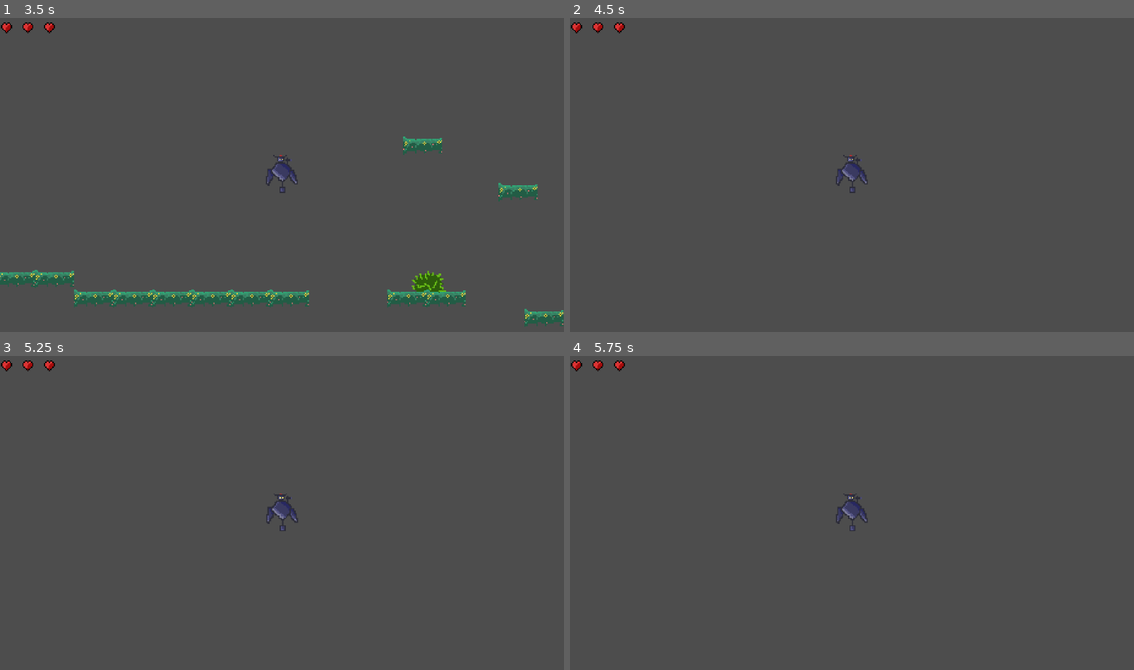
Above: before the commit, frames 1-4 (two rows, left to right).
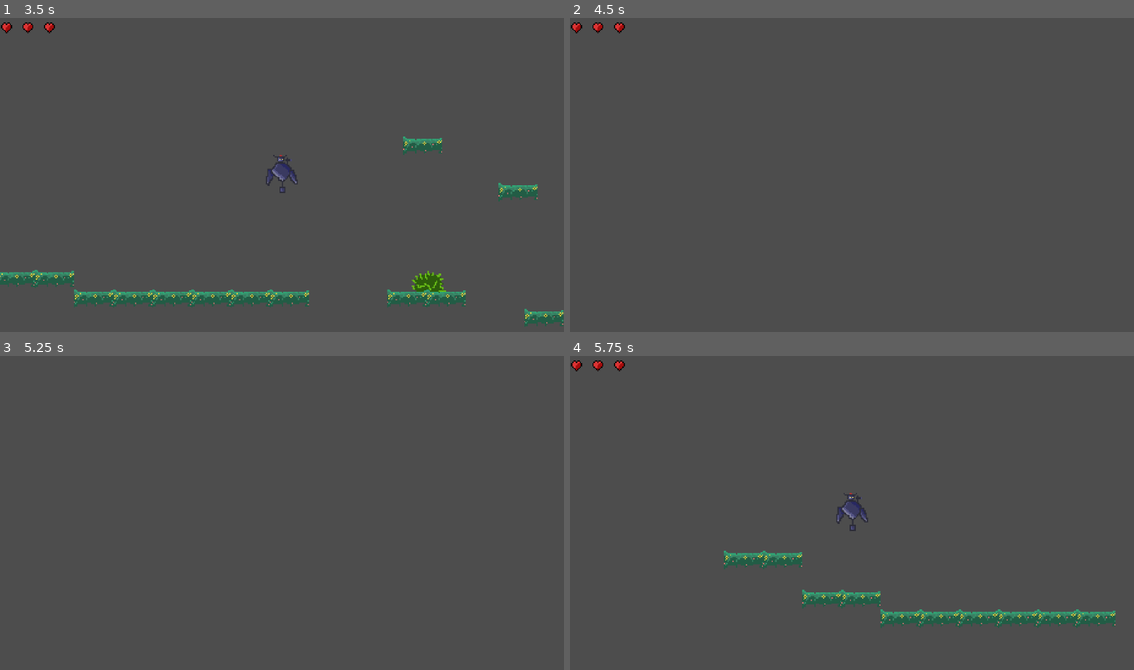
Above: after the commit, the same moments.

Repository: bryan-dams/godot-platformer
Game: Godot game, scene res://CENAS/base.tscn
Two runs of this game, one before a commit and one after it. Both use one fixed random seed, a clock stepped at 60 frames per second and the inputs below.
Inputs:
- Up to frame 1 (3.5 s): tap Enter (ui_accept) at 0.5, 0.77, 1.52, 3.02 s; hold Right (ui_right) 0.53-2.03 s; hold Left (ui_left) 2.03-2.78 s; hold Right (ui_right) from 2.78 s (still down)
- Up to frame 2 (4.5 s): tap Enter (ui_accept) at 3.77 s; release Right (ui_right) at 4.28 s; hold Left (ui_left) from 4.28 s (still down)
- Up to frame 3 (5.25 s): tap Enter (ui_accept) at 4.52, 5 s; release Left (ui_left) at 5.03 s; hold Right (ui_right) from 5.03 s (still down)
- Up to frame 4 (5.75 s): keep holding Right (ui_right)

Frame 1 is identical in both runs. In frame 2, 0.2% of the frame differs, in the area x 47-53%, y 43-56%; in frame 3, 0.4%; in frame 4, 2.9%, in the area x 27-97%, y 43-87%.

Commit message:
SPRITES + DEATHZONE

Diff:
--- a/CENAS/base.tscn
+++ b/CENAS/base.tscn
@@ -4,6 +4,7 @@
 [ext_resource type="Texture2D" uid="uid://ce536377vnea" path="res://SPRITES/Sprite-0002.png" id="2_vceyb"]
 [ext_resource type="PackedScene" uid="uid://c1iipoob2gcv2" path="res://CENAS/cactus.tscn" id="3_117fw"]
 [ext_resource type="PackedScene" uid="uid://dovkvf1mpgf7" path="res://CENAS/hud.tscn" id="4_hp4v2"]
+[ext_resource type="PackedScene" uid="uid://dh5rwspb7cnhm" path="res://CENAS/death_zone.tscn" id="5_6ejq4"]
 
 [sub_resource type="RectangleShape2D" id="RectangleShape2D_vceyb"]
 size = Vector2(31, 10)
@@ -52,3 +53,6 @@
 tile_set = SubResource("TileSet_4kxuq")
 
 [node name="HUD" parent="." unique_id=974173020 instance=ExtResource("4_hp4v2")]
+
+[node name="DeathZone" parent="." unique_id=949520348 instance=ExtResource("5_6ejq4")]
+position = Vector2(689, 628)
--- a/CENAS/cactus.tscn
+++ b/CENAS/cactus.tscn
@@ -4,14 +4,14 @@
 [ext_resource type="Texture2D" uid="uid://cneptjvo3wk3i" path="res://SPRITES/Sprite-0004.png" id="2_0sq3l"]
 
 [sub_resource type="RectangleShape2D" id="RectangleShape2D_jrkjc"]
-size = Vector2(26, 28)
+size = Vector2(24, 17)
 
 [node name="cactus" type="Area2D" unique_id=1921755503]
 position = Vector2(0, -18)
 script = ExtResource("1_5lvhk")
 
 [node name="CollisionShape2D" type="CollisionShape2D" parent="." unique_id=859531562]
-position = Vector2(1, 28)
+position = Vector2(1, 33.5)
 shape = SubResource("RectangleShape2D_jrkjc")
 
 [node name="Sprite2D" type="Sprite2D" parent="." unique_id=308812027]
--- /dev/null
+++ b/CENAS/death_zone.gd
@@ -0,0 +1,5 @@
+extends Area2D
+
+func _on_body_entered(body: Node2D) -> void:
+	if body is CharacterBody2D:
+		body.die()
--- /dev/null
+++ b/CENAS/death_zone.tscn
@@ -0,0 +1,16 @@
+[gd_scene format=3 uid="uid://dh5rwspb7cnhm"]
+
+[ext_resource type="Script" uid="uid://bd4nvpisrcknf" path="res://CENAS/death_zone.gd" id="1_u00db"]
+
+[sub_resource type="RectangleShape2D" id="RectangleShape2D_4kxuq"]
+size = Vector2(2491, 20)
+
+[node name="DeathZone" type="Area2D" unique_id=949520348]
+position = Vector2(6, -12)
+script = ExtResource("1_u00db")
+
+[node name="CollisionShape2D" type="CollisionShape2D" parent="." unique_id=550771225]
+position = Vector2(1, 13)
+shape = SubResource("RectangleShape2D_4kxuq")
+
+[connection signal="body_entered" from="." to="." method="_on_body_entered"]
--- a/CENAS/hud.tscn
+++ b/CENAS/hud.tscn
@@ -1,7 +1,7 @@
 [gd_scene format=3 uid="uid://dovkvf1mpgf7"]
 
 [ext_resource type="Texture2D" uid="uid://cm6cn8gyd8wya" path="res://SPRITES/Sprite-0005.png" id="1_iaiia"]
-[ext_resource type="Script" uid="uid://uc0e0k7y4qnf" path="res://CENAS/hud.gd" id="1_xh2pc"]
+[ext_resource type="Script" uid="uid://uc0e0k7y4qnf" path="res://SCRIPTS/hud.gd" id="1_xh2pc"]
 
 [node name="HUD" type="CanvasLayer" unique_id=974173020]
 script = ExtResource("1_xh2pc")
--- a/SCRIPTS/cactus.gd
+++ b/SCRIPTS/cactus.gd
@@ -7,6 +7,7 @@
 	if body is CharacterBody2D:
 		player_inside = true
 		player = body
+		player.take_damage()
 		$DamageTimer.start()
 
 func _on_body_exited(body: Node2D) -> void:
--- a/SCRIPTS/player.gd
+++ b/SCRIPTS/player.gd
@@ -5,6 +5,7 @@
 var jump_force = 400.0
 var health = 3
 var invulnerable = false
+var dead = false
 
 func _physics_process(delta):
 	var direction = Input.get_axis("ui_left", "ui_right")
@@ -38,5 +39,14 @@
 	await get_tree().create_timer(0.55).timeout
 
 	invulnerable = false
+
 func die():
+	if dead:
+		return
+
+	dead = true
+
+	$Sprite2D.visible = false
+
+	await get_tree().create_timer(1.0).timeout
 	get_tree().reload_current_scene()
Not shown, added: CENAS/death_zone.gd.uid
Renamed: CENAS/hud.gd -> SCRIPTS/hud.gd
Renamed: CENAS/hud.gd.uid -> SCRIPTS/hud.gd.uid
